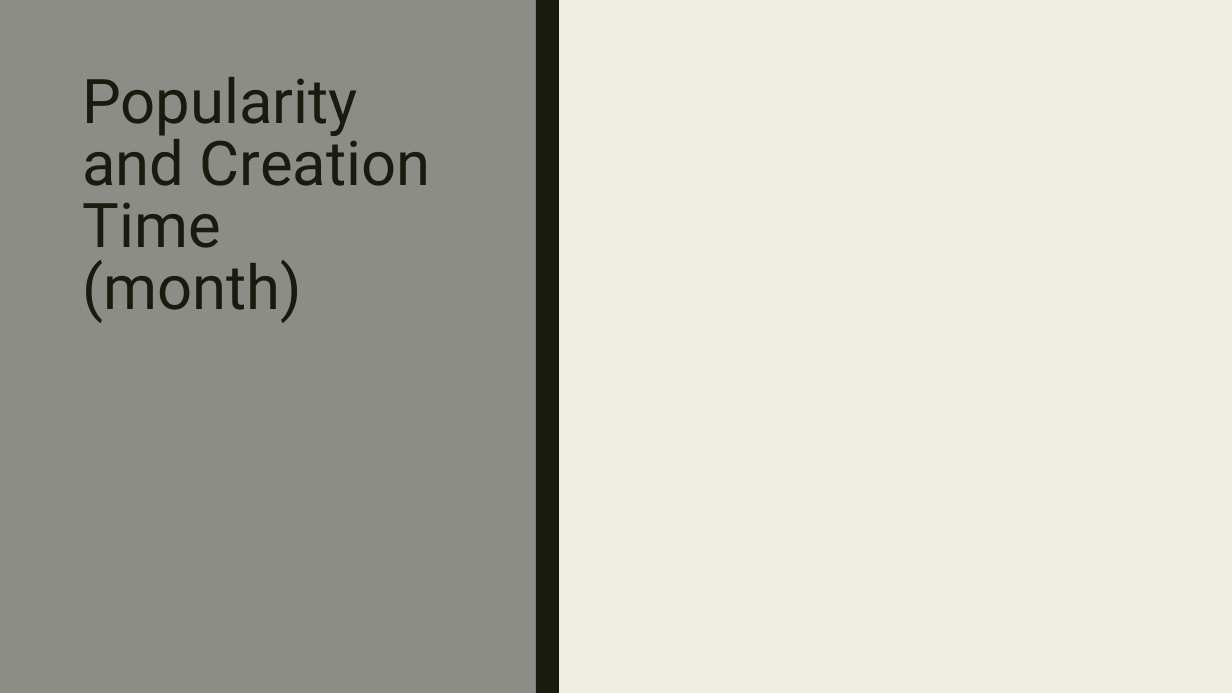
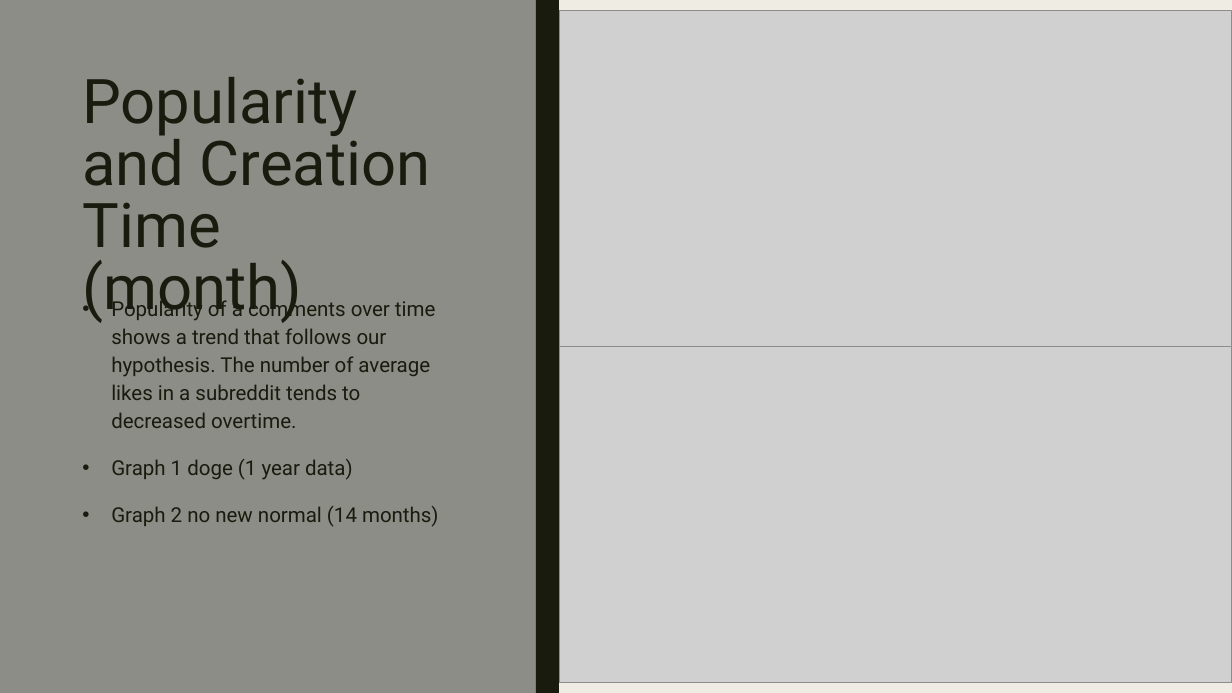
Before and after one commit to EvaTarr/CMPT412Project, a slide deck: slide 7 of presentation.pptx. Drawn at 1232x693 pixels with LibreOffice and Linux fonts; fonts in the diff are those of the drawing; grey boxes stand for pictures. Boxes give left, top, right and bottom in pixels: in the first picture for what was removed or moved away, otherwise in the second. Text is boxed around its words. In the diff, an @@ line names an element or a change of style, - is before the commit and + after.

Commit message:
-Updated presentation -Added more graph files

```diff
--- a/presentation.pptx
+++ b/presentation.pptx
@@ picture added at box(560, 10, 1232, 347) @@
@@ text added at box(111, 297, 439, 527), 16 pt, text #191B0E @@
+• Popularity of a comments over time shows a trend that follows our hypothesis. The number of average likes in a subreddit tends to decreased overtime.
+• Graph 1 doge (1 year data)
+• Graph 2 no new normal (14 months)
@@ picture added at box(560, 347, 1232, 683) @@
```
Also in this commit, not shown: 3 other slides changed, 3 other files.
